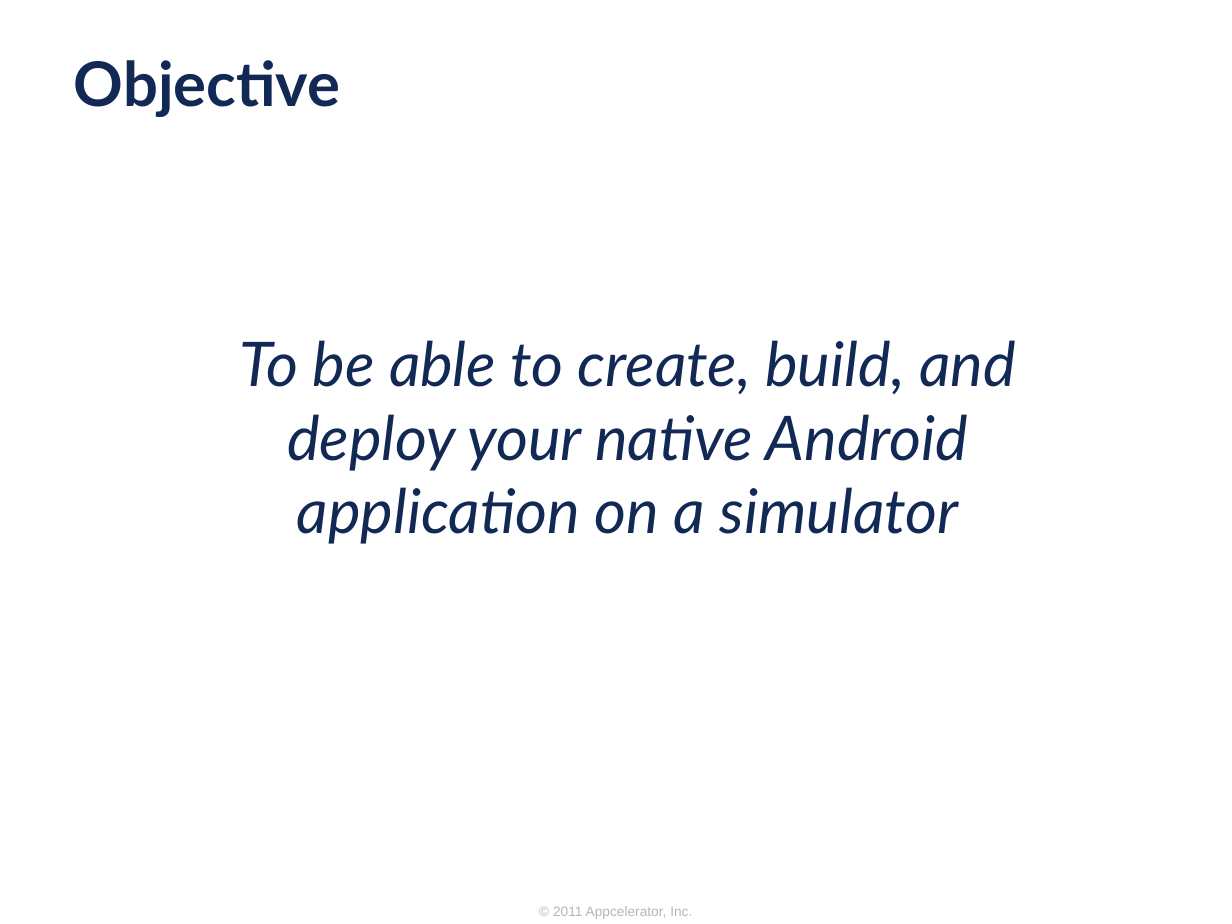
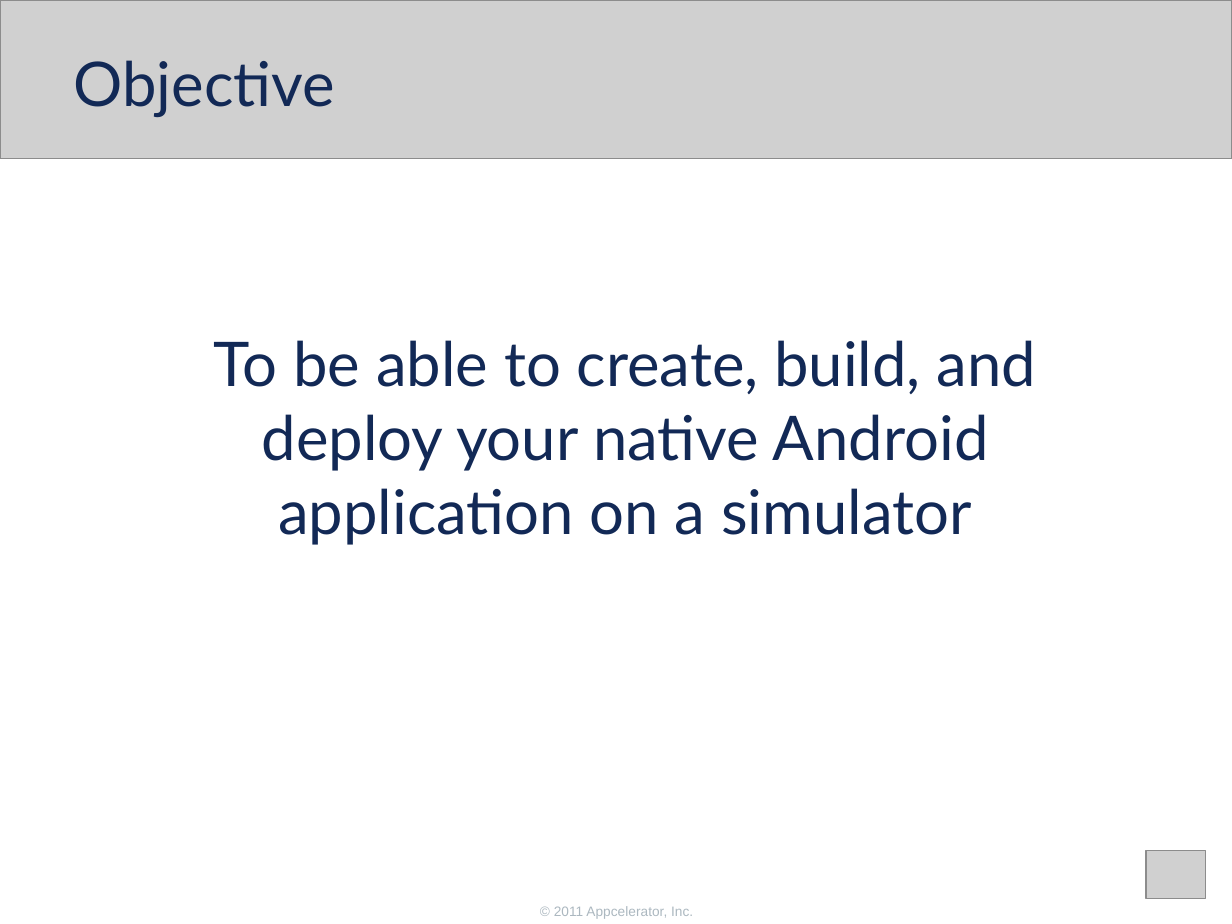
Before and after one commit to appcelerator-training-archive/tcad_certification, a slide deck: slide 2 of 210/210.ppt. Drawn at 1232x924 pixels with LibreOffice and Linux fonts; fonts in the diff are those of the drawing; grey boxes stand for pictures; background and template pictures are left out. Boxes give left, top, right and bottom in pixels: in the first picture for what was removed or moved away, otherwise in the second. Text is boxed around its words. In the diff, an @@ line names an element or a change of style, - is before the commit and + after.

```diff
--- a/210/210.ppt
+++ b/210/210.ppt
@@ picture added at bbox=[0, 0, 1232, 159] @@
@@ title "Objective" at bbox=[74, 60, 335, 117]: bold off; indent changed @@
@@ text "To be able to create, ..." at bbox=[214, 340, 1036, 545]: italic off; indent changed; less space between paragraphs @@
@@ picture added at bbox=[1146, 850, 1205, 898] @@
@@ text removed at bbox=[553, 906, 692, 919] @@
-© 2011 Appcelerator, Inc.
@@ text added at bbox=[554, 906, 693, 919], 8 pt, text #ACB8C0 @@
+© 2011 Appcelerator, Inc.
```
Also in this commit, not shown: 30 other slides changed, 13 other files.
